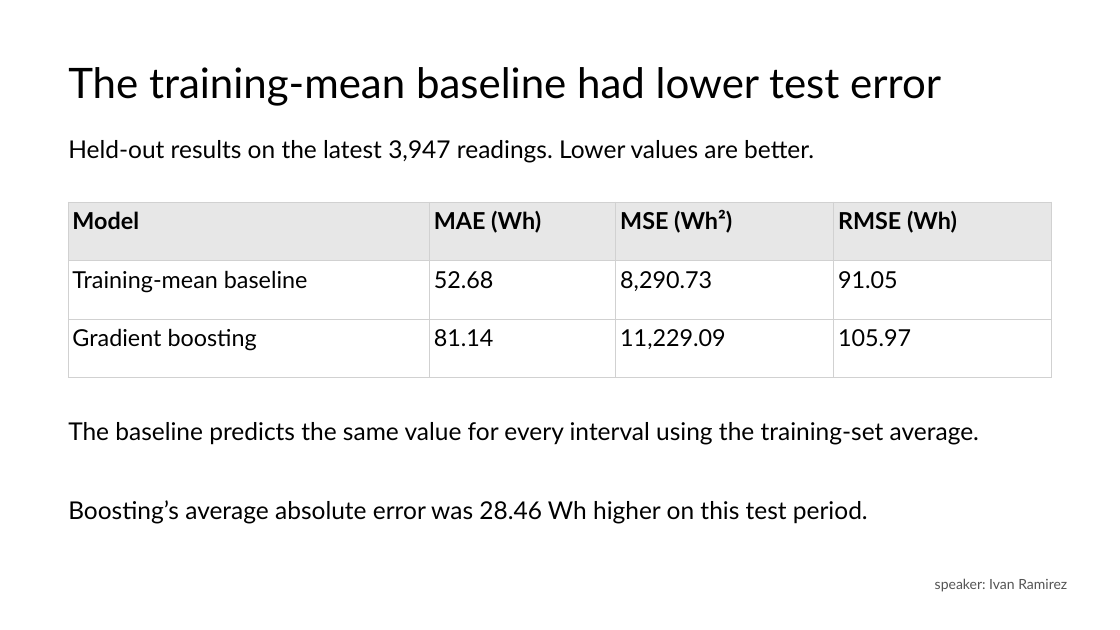
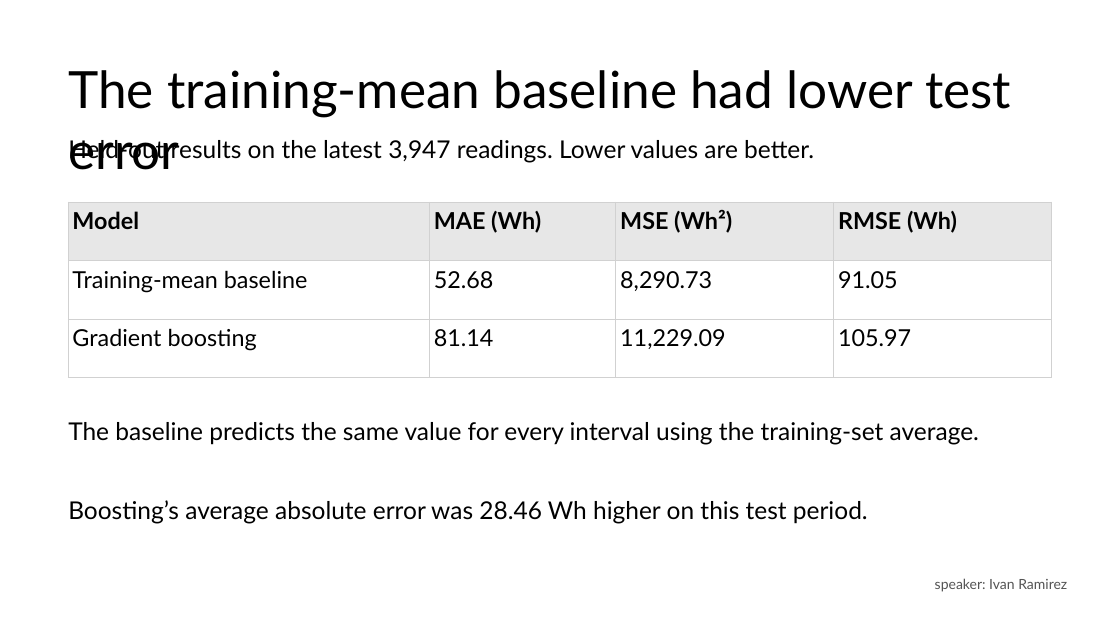
Before and after one commit to va2324/CSC3730-Group3, a slide deck: slide 26 of shared_report_&_presentation/group_presentation.pptx (slide 4 before the commit). Drawn at 1120x630 pixels with LibreOffice and Linux fonts; fonts in the diff are those of the drawing. Boxes give left, top, right and bottom in pixels: in the first picture for what was removed or moved away, otherwise in the second. Text is boxed around its words. In the diff, an @@ line names an element or a change of style, - is before the commit and + after.

```diff
--- a/shared_report_&_presentation/group_presentation.pptx
+++ b/shared_report_&_presentation/group_presentation.pptx
@@ text "The training-mean baseline had lower ..." at (68,70,1011,170): size 36 to 44 pt @@
```
Also in this commit, not shown: 7 other slides changed, 17 slides added, 1 slide removed.
